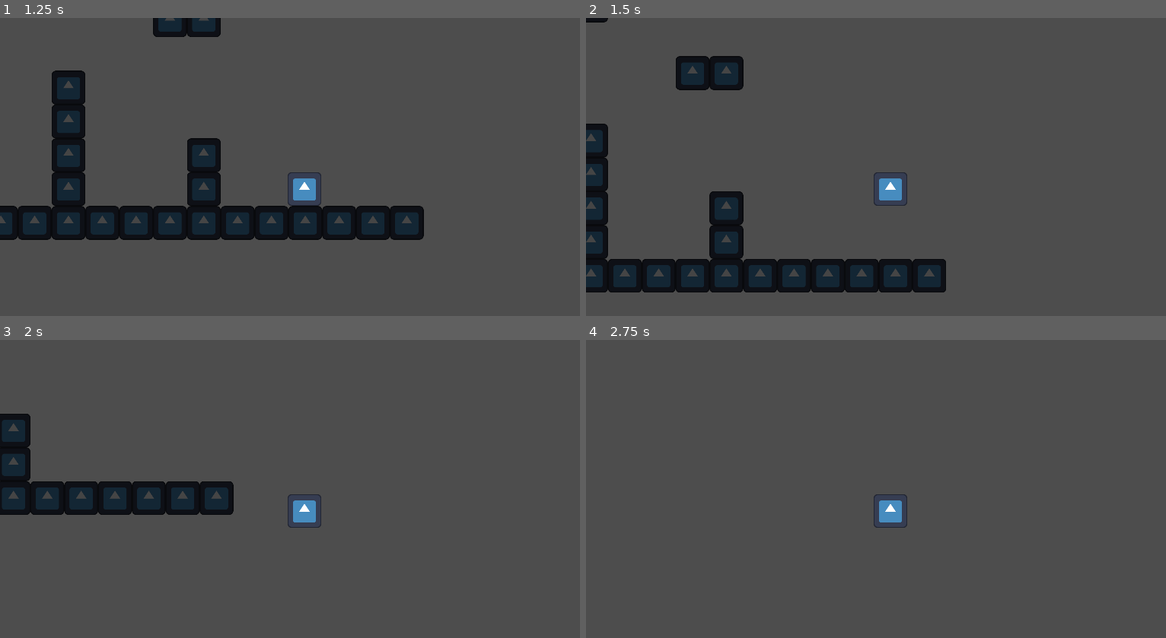
Above: before the commit, frames 1-4 (two rows, left to right).
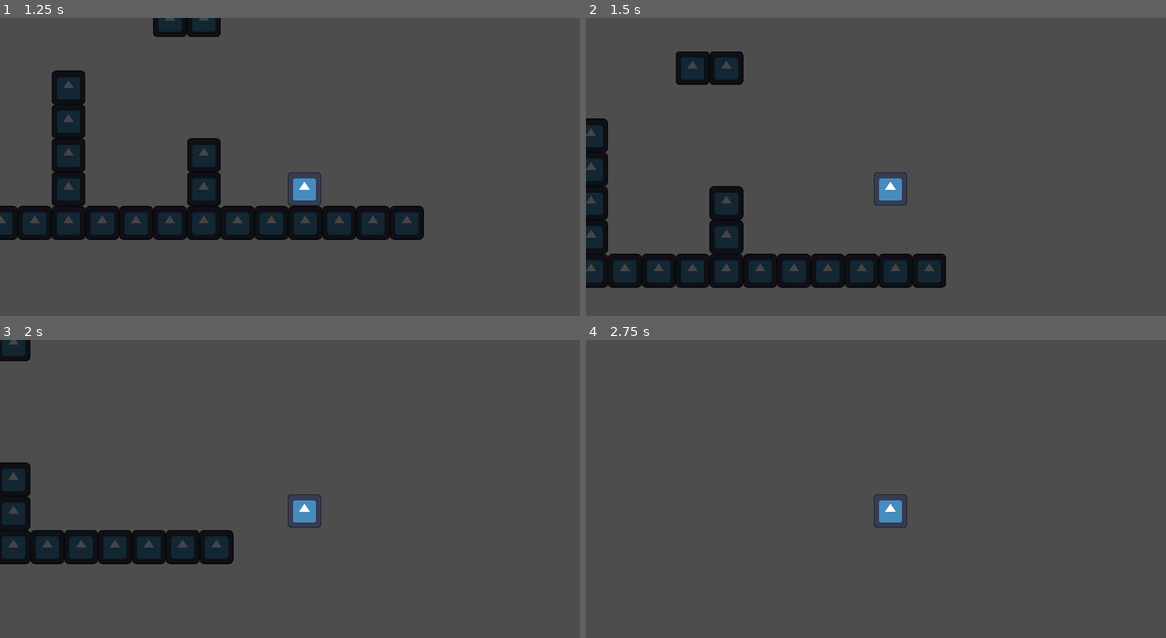
Above: after the commit, the same moments.

Repository: cookie1170/char-controller-2.0
Game: Godot game, scene res://levels/level.tscn
Two runs of this game, one before a commit and one after it. Both use one fixed random seed, a clock stepped at 60 frames per second and the inputs below. The engine's default icon, where the game draws it, is replaced by a stand-in: a white triangle on a blue panel in a dark square.
Inputs:
- Up to frame 1 (1.25 s): tap Enter at 0.5 s; hold D (right) from 0.53 s (still down); hold Space (jump) from 0.53 s (still down)
- Up to frame 2 (1.5 s): keep holding D (right); release Space (jump) at 1.28 s; tap Space (jump) at 1.35 s
- Up to frame 3 (2 s): keep holding D (right); tap Space (jump) at 1.52, 1.82 s
- Up to frame 4 (2.75 s): release D (right) at 2.03 s; hold A (left) from 2.03 s (still down); hold Space (jump) from 2.03 s (still down)

Frame 1 is identical in both runs. In frame 2, 5.6% of the frame differs, in the area x 0-63%, y 0-93%; in frame 3, 10%, in the area x 0-41%, y 0-76%; in frame 4, less than 0.1%.

Commit message:
variable jumps and jump buffering

Diff:
--- a/player/player.gd
+++ b/player/player.gd
@@ -21,10 +21,12 @@
 
 ## nodes
 @onready var coyote_timer : Timer = %CoyoteTimer
+@onready var buffer_timer : Timer = %BufferTimer
 @onready var collision_feet : CollisionShape2D = %CollisionBoxFeet
 
 ## other variables
 var can_jump : bool
+var short_jump : bool
 
 
 # processes physics (duh)
@@ -65,9 +67,17 @@
 	else:
 		velocity.x = move_toward(velocity.x, 0, decel * delta)
 
-	# makes you jump if you press the jump button
-	if Input.is_action_just_pressed('jump') and can_jump:
+	# starts the buffer timer if you press jump
+	if Input.is_action_just_pressed('jump'):
+		buffer_timer.start()
+
+	# jumps if the buffer timer isn't stopped and you can jump
+	if not buffer_timer.is_stopped() and can_jump:
 		jump()
+
+	if (Input.is_action_just_released('jump') and gravity == jump_grav) or short_jump:
+		get_tree().create_tween().tween_property(self, 'velocity:y', 0, 0.1)
+		short_jump = false
 
 	move_and_slide() # move and slide makes the player move
 
@@ -76,6 +86,9 @@
 func jump():
 	velocity.y = jump_vel
 	can_jump = false
+	buffer_timer.stop()
+	if not Input.is_action_pressed('jump'):
+		short_jump = true
 
 
 # set can_jump to false if you run out of coyote time
--- a/player/player.tscn
+++ b/player/player.tscn
@@ -38,4 +38,9 @@
 wait_time = 0.1
 one_shot = true
 
+[node name="BufferTimer" type="Timer" parent="Timers"]
+unique_name_in_owner = true
+wait_time = 0.5
+one_shot = true
+
 [connection signal="timeout" from="Timers/CoyoteTimer" to="." method="_on_coyote_timeout"]
